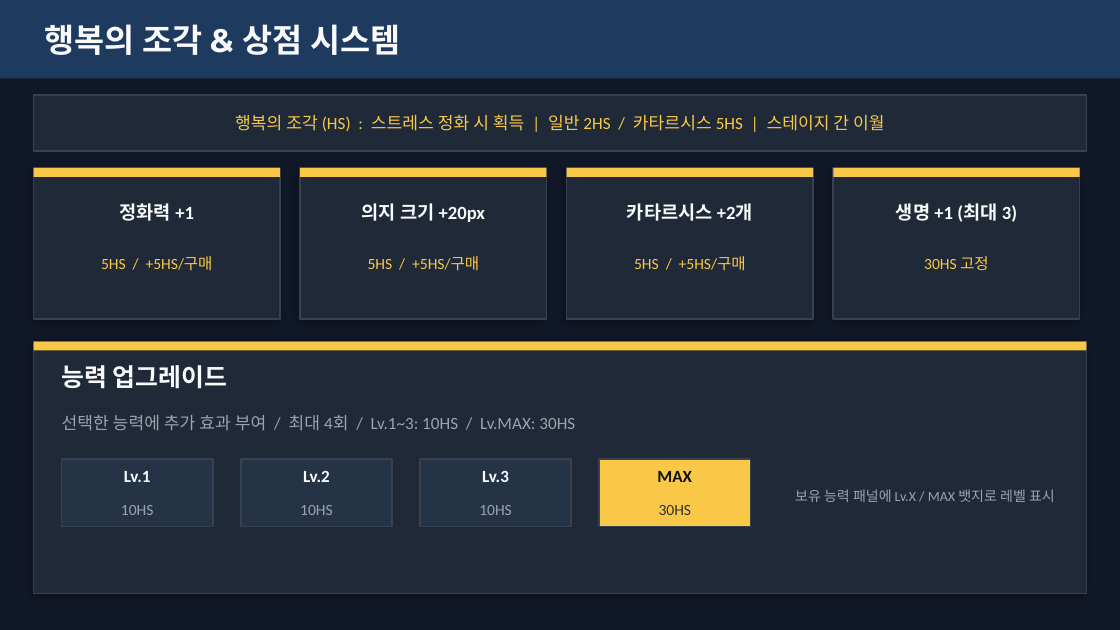
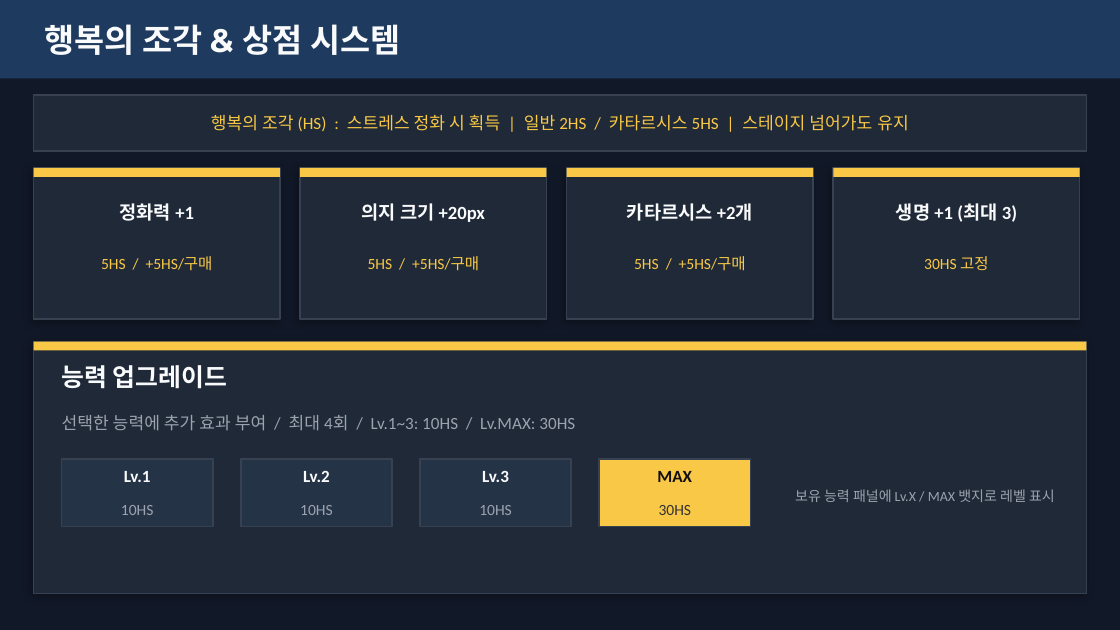
Before and after one commit to nyapy0811/blockbreak, a slide deck: slide 5 of 행복을_찾아서_발표.pptx. Drawn at 1120x630 pixels with LibreOffice and Linux fonts; fonts in the diff are those of the drawing. Boxes give left, top, right and bottom in pixels: in the first picture for what was removed or moved away, otherwise in the second. Text is boxed around its words. In the diff, an @@ line names an element or a change of style, - is before the commit and + after.

```diff
--- a/행복을_찾아서_발표.pptx
+++ b/행복을_찾아서_발표.pptx
@@ text at (x1=211, y1=114, x2=909, y2=131): text changed @@
-행복의 조각 (HS) : 스트레스 정화 시 획득 | 일반 2HS / 카타르시스 5HS | 스테이지 간 이월
+행복의 조각 (HS) : 스트레스 정화 시 획득 | 일반 2HS / 카타르시스 5HS | 스테이지 넘어가도 유지
```
Also in this commit, not shown: 3 other slides changed.
